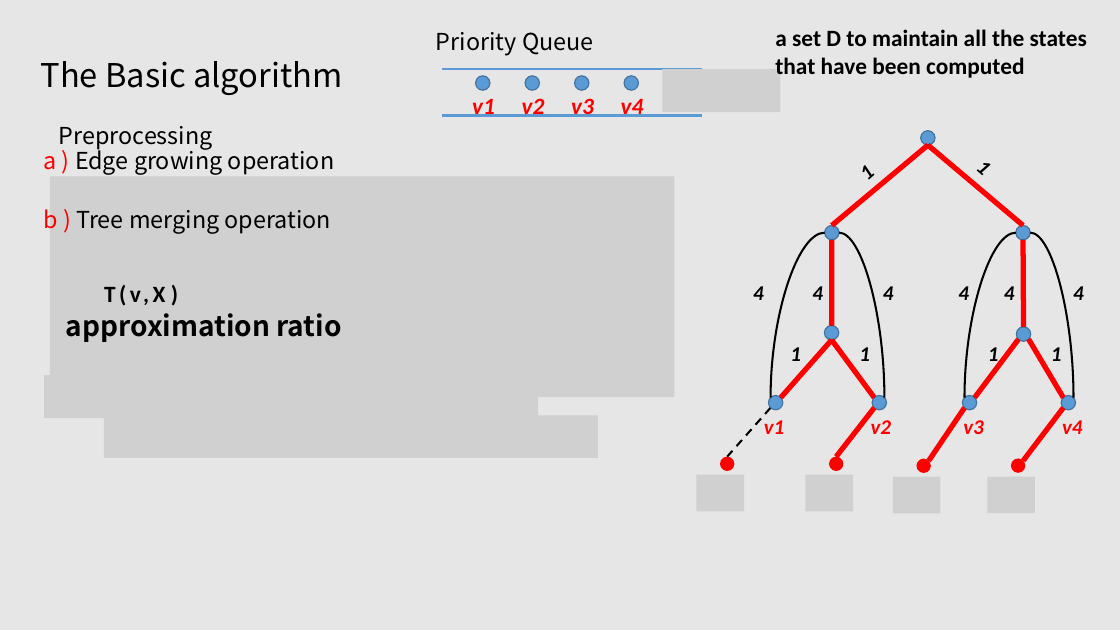
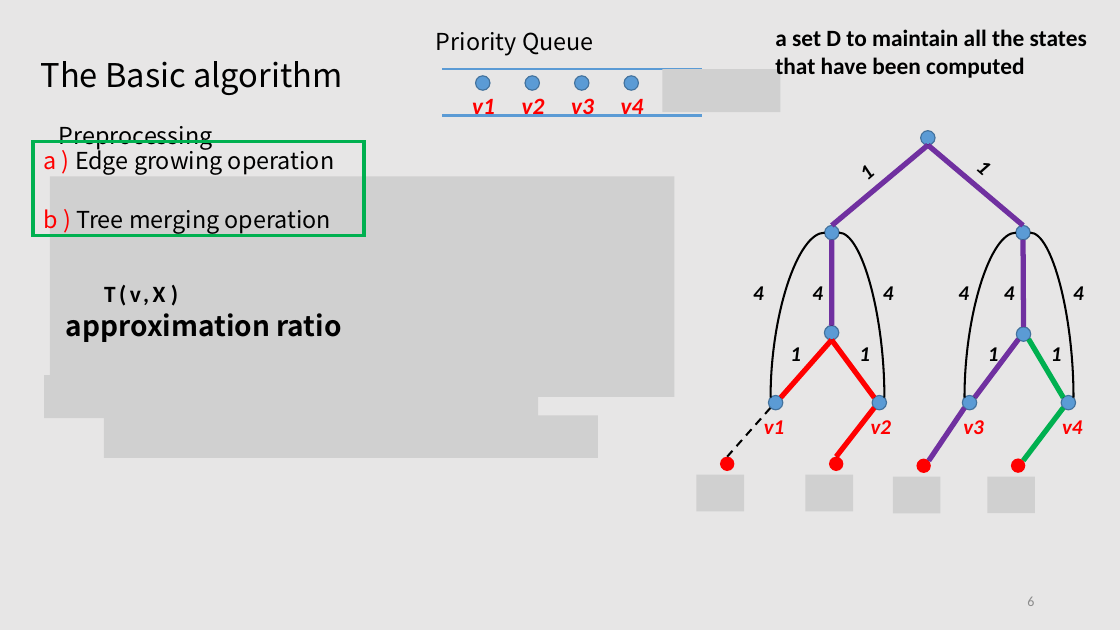
Before and after one commit to tianzhuwei/PPT, a slide deck: slide 6 of Efficient and Progressive GST Search.pptx. Drawn at 1120x630 pixels with LibreOffice and Linux fonts; fonts in the diff are those of the drawing; grey boxes stand for pictures. Boxes give left, top, right and bottom in pixels: in the first picture for what was removed or moved away, otherwise in the second. Text is boxed around its words. In the diff, an @@ line names an element or a change of style, - is before the commit and + after.

```diff
--- a/Efficient and Progressive GST Search.pptx
+++ b/Efficient and Progressive GST Search.pptx
@@ rectangle added at [34, 141, 365, 235], outline #00B050 3 pt @@
@@ line (928, 145) - (832, 225): stroke #FF0000 4.5 pt to #7030A0 4.5 pt @@
@@ line (1023, 225) - (928, 145): stroke #FF0000 4.5 pt to #7030A0 4.5 pt @@
@@ line (832, 240) - (832, 326): stroke #FF0000 4.5 pt to #7030A0 4.5 pt @@
@@ line (1024, 327) - (1023, 240): stroke #FF0000 4.5 pt to #7030A0 4.5 pt @@
@@ line (975, 397) - (1018, 339): stroke #FF0000 4.5 pt to #7030A0 4.5 pt @@
@@ line (1064, 397) - (1029, 339): stroke #FF0000 4.5 pt to #00B050 4.5 pt @@
@@ line (929, 460) - (965, 408): stroke #FF0000 4.5 pt to #7030A0 4.5 pt @@
@@ line (1023, 460) - (1064, 408): stroke #FF0000 4.5 pt to #00B050 4.5 pt @@
@@ page number added at [1027, 597, 1034, 606], 12 pt, text #8C8C8C @@
+6
```
Also in this commit, not shown: 16 other slides changed, 1 slide added, 2 slides removed.
